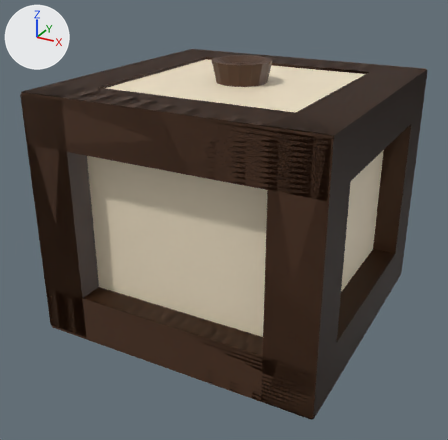
What one commit did to the Blender file Assets/Models/blender/laser-table.blend.
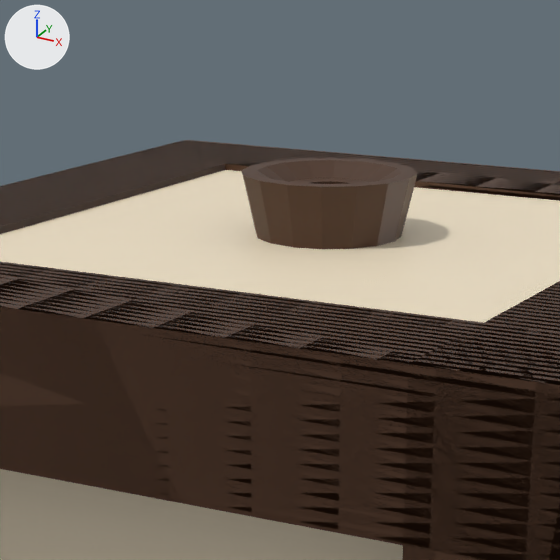
Old and new are each drawn whole from a 50 mm lens placed at (1.154, -2.246, 0.997), pointed at (-0.023, -0.106, -0.073) and again close up on the part from 28% to 72% of the width and 0% to 44% of the height. The lights are fixed; the arrows at upper left show +X, +Y and +Z. The older version's two pictures come first.
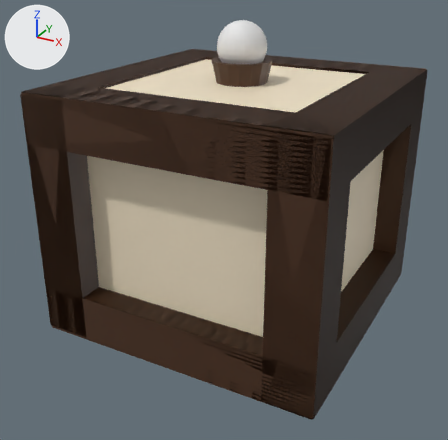
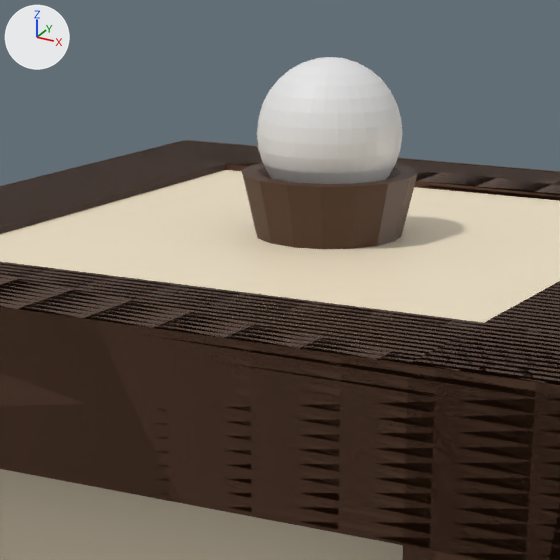
Commit message: laser table

Boxes [x1, y1, x2, y2] around the edits, measured in the close-ups (560 x 560 px):
'Sphere', added
    after: [257, 57, 402, 184]

What changed in the scene script:
```text
Add me_sphere:
    me_sphere.from_pydata(...)  # a UV sphere (32 segments, 16 rings, poles along z) spanning x -1.0..1.0, y -1.0..1.0, z -1.0..1.0
Add ob_sphere:
    ob_sphere = bpy.data.objects.new('Sphere', me_sphere)
    ob_sphere.location = (0.0, 0.0, 0.638)
    ob_sphere.scale = (0.1, 0.1, 0.1)
```
